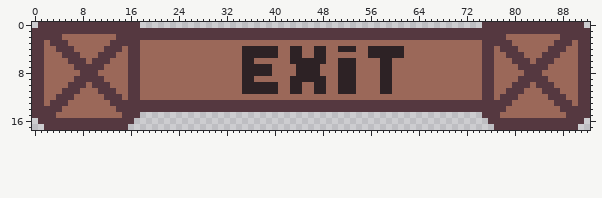
Two states of a sprite sheet, Assets/Sprites/Menu/BotonExit1.png. Above, as it was before the edit.
The file is 93x18 pixels.
New version:
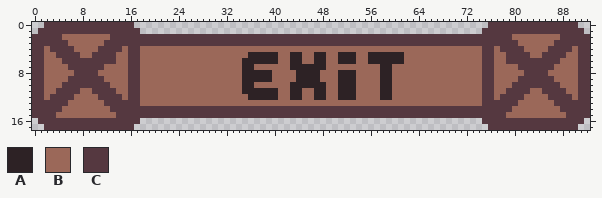
Palette (. is transparent): A #2d2225  B #9b6859  C #553840
Change:
The edit turns colour B into colour A in row 5 at x 51 to 53; in row 6 at x 37 to 40, 56 to 57 and 60 to 61; in row 7 at x 43 and 48; in row 9 at x 37 to 39; in row 10 at x 45 to 46; in row 12 at x 36 to 40, 43 to 44, 47 to 48, 51 to 53 and 58 to 59.
The edit turns colour A into colour B in row 4 at x 35 to 40, 43 to 44, 47 to 48, 51 to 53 and 56 to 61; in row 5 at x 35; in row 6 at x 45 to 46; in row 7 at x 37 to 39 and 51 to 53; in row 9 at x 43 and 48; in row 10 at x 37 to 40.
The edit turns colour C into colour B in row 13 at x 18 to 74.
There is now colour C in row 15 at x 18 to 74; in row 16 at x 17 and 75; in row 17 at x 16 and 76.
The edit turns colour B into colour C in row 2 at x 13 and 79; in row 3 at x 2, 12, 18 to 74, 80 and 90; in row 4 at x 3, 11, 81 and 89; in row 5 at x 4, 10, 82 and 88; in row 6 at x 5, 9, 13, 79, 83 and 87; in row 7 at x 6 and 86.
The edit turns colour B into colour C in row 8 at x 7 and 85; in row 9 at x 6 and 86; in row 10 at x 5, 9, 83 and 87; in row 11 at x 4, 10, 82 and 88; in row 12 at x 3, 11, 81 and 89; in row 13 at x 2, 12, 80 and 90.
The edit turns colour B into colour C in row 14 at x 13 and 79; in row 15 at x 14 and 78.
The author cleared colour C in row 0 at x 1, 17, 75 and 91; in row 1 at x 0, 18 to 74 and 92.
Boxes around the changes in both pictures, in picture pixels (x1, y1, x2, y2):
changed: (32, 22, 590, 130)
